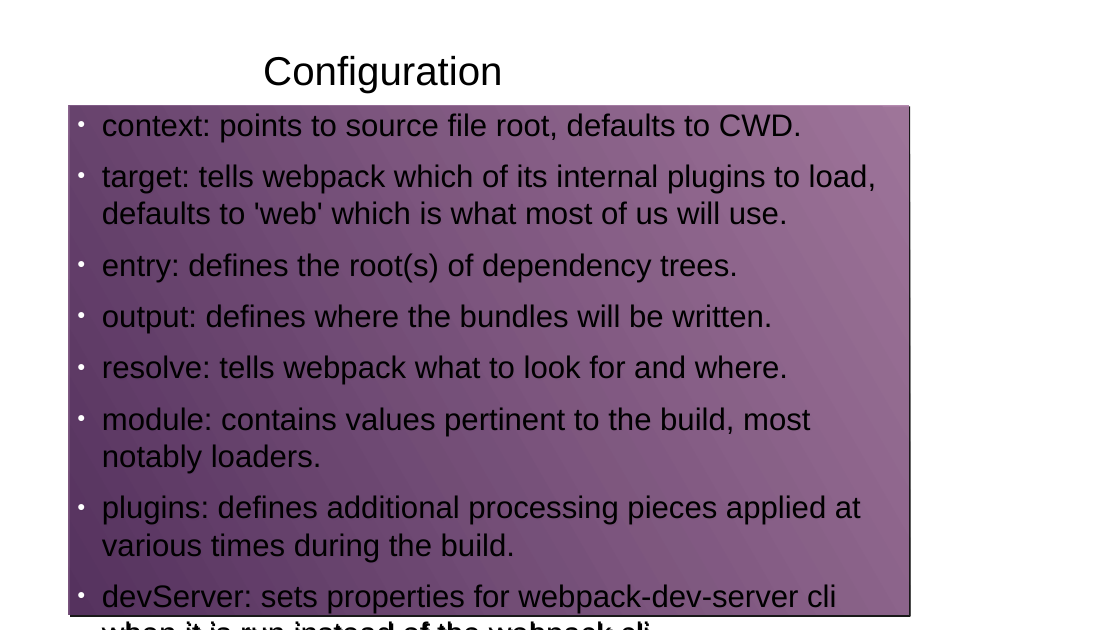
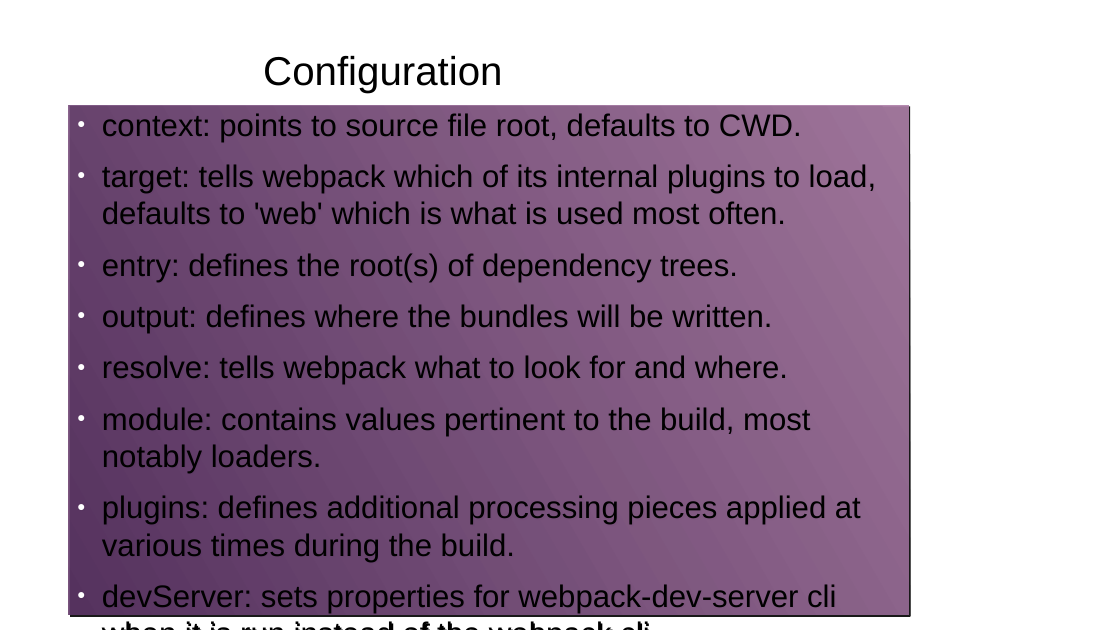
Before and after one commit to gharley/webpack-presi, a slide deck: slide 5 of webpack.odp. Drawn at 1120x630 pixels with LibreOffice and Linux fonts; fonts in the diff are those of the drawing; background and template pictures are left out. Boxes give left, top, right and bottom in pixels: in the first picture for what was removed or moved away, otherwise in the second. Text is boxed around its words. In the diff, an @@ line names an element or a change of style, - is before the commit and + after.

```diff
--- a/webpack.odp
+++ b/webpack.odp
@@ text at (x1=102, y1=164, x2=876, y2=225): text changed @@
-● target: tells webpack which of its internal plugins to load, defaults to 'web' which is what most of us will use.
+● target: tells webpack which of its internal plugins to load, defaults to 'web' which is what is used most often.
```
Also in this commit, not shown: 1 other slide changed, 2 other files.
